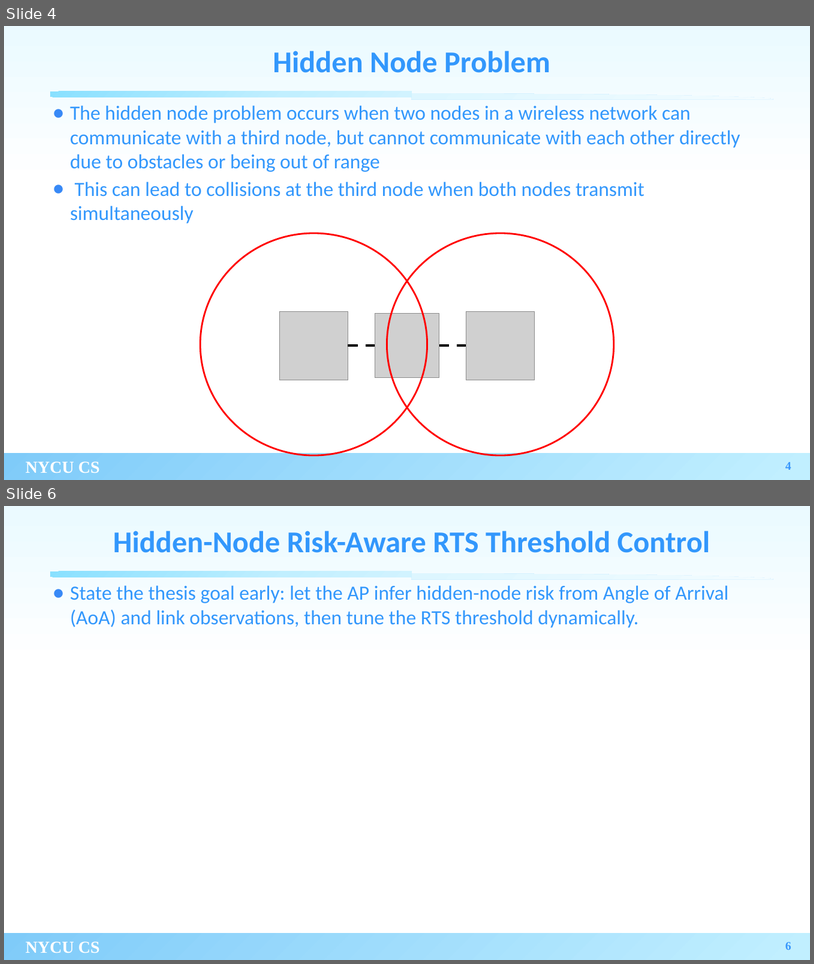
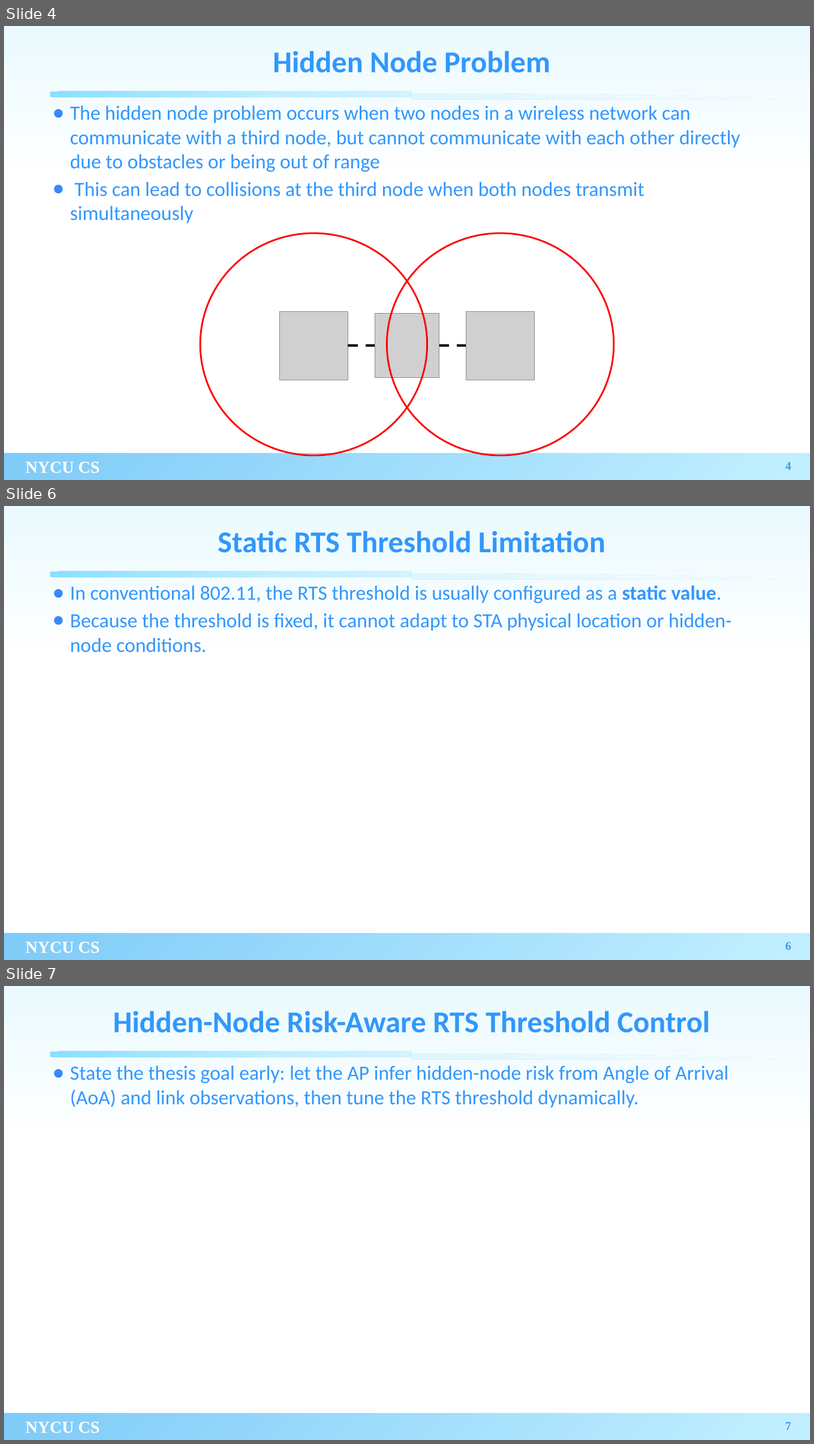
Before and after one commit to xoxonut/thesis, a slide deck: thesis_filled.pptx. Shown one above the other, each under a label of ours: slides 4 and 6 before the commit, slides 4, 6 and 7 after it; the slides between them are not shown. The pictures are 814x964 and 814x1444 pixels, drawn with LibreOffice and Linux fonts; fonts in the diff are those of the drawing; grey boxes stand for pictures; background and template pictures are left out. Boxes give left, top, right and bottom in pixels: in the first picture for what was removed or moved away, otherwise in the second. Text is boxed around its words. In the diff, an @@ line names an element or a change of style, - is before the commit and + after.

```diff
--- a/thesis_filled.pptx
+++ b/thesis_filled.pptx
@@ slide 6 added at <box>4,506,810,960</box>, background gradient #EBFAFF to #FFFFFF; not listed: 4 template elements that a slide beside it also shows @@
@@ title added at <box>218,531,606,553</box>, 36 pt, text #3297FC, bold @@
+Static RTS Threshold Limitation
@@ text added at <box>70,585,732,652</box>, 24 pt, text #3297FC @@
+● In conventional 802.11, the RTS threshold is usually configured as a static value.
+● Because the threshold is fixed, it cannot adapt to STA physical location or hidden-node conditions.
@@ page number added at <box>786,942,792,949</box>, 14 pt, text #3897FC, bold @@
+6
@@ what was slide 6 is now slide 7 @@
@@ page number at <box>786,1422,792,1429</box>: text changed @@
-6
+7
```
Also in this commit, not shown: 1 slide changed, 1 other slide added, 1 slide removed, 2 other files.
